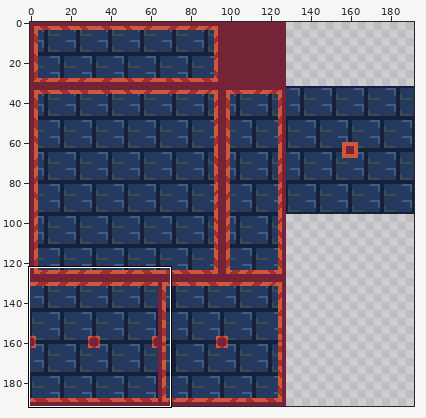
Pixel-art file, stored at Assets/Sprites/Castle_Tileset.aseprite. The first picture is a wide view before the edit; the outline marks the close-up.
Close-up. Old version:
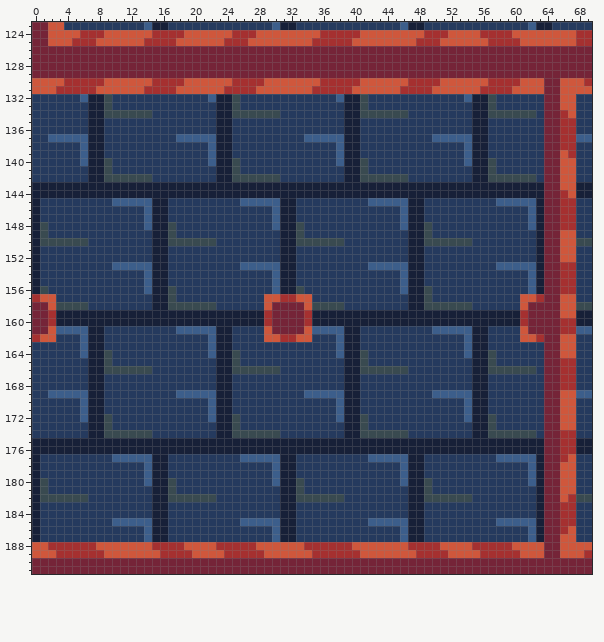
192x192 pixels, 1 frame. Shown: x 0..69, y 123..191. The commit also changed other parts of the picture, which this record leaves out.
The same view after the edit:
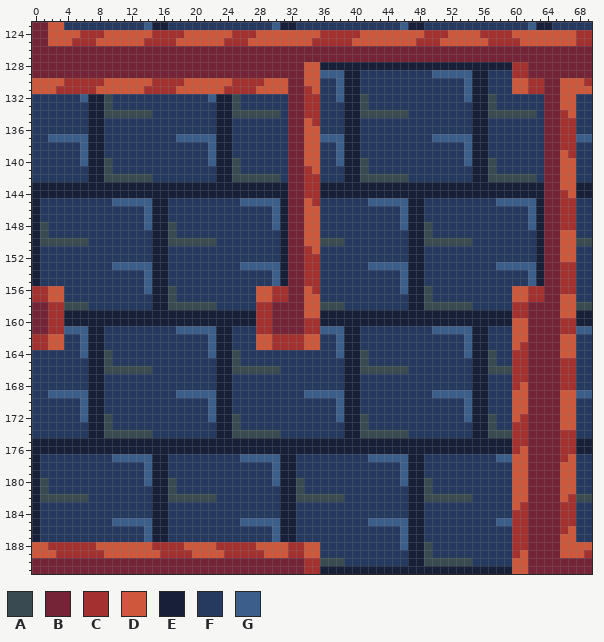
Palette (. is transparent): A #394a50  B #752438  C #a53030  D #cf573c  E #172038  F #253a5e  G #3c5e8b
From old to new:
Layer "Layer 3":
y 128: x 34..61 BBBBBBBBBBBBBBBBBBBBBBBBBBBB -> DDEEEEEEEEEEEEEEEEEEEEEEEECC
y 129: x 34..61 BBBBBBBBBBBBBBBBBBBBBBBBBBBB -> DDGGGEEFFFFFFFFFGGGGGEEFFFCC
y 130: x 32..33 DD -> BB; x 36..60 CCCCCDDDDDDCCCCDDDDDDCCCC -> FFGEEFFFFFFFFFFFFFGEEFFFD; x 62..63 DD -> CC
y 131: x 32..59 DDDCCCCCDDDDDDCCCCDDDDDDCCCC -> BBCDFFGEEFFFFFFFFFFFFFGEEFFF; x 62..63 DD -> CC
y 132..134: x 32..35 FFFF -> BBCC
y 135: x 32..35 FFFF -> BBDC
y 136: x 32..35 FFFF -> BBDD
y 137: x 32..35 FFGG -> BBDD
y 138..140: x 32..35 FFFF -> BBDD
y 141: x 32..35 FFFF -> BBCD
y 142: x 32..35 FFFF -> BBCC
y 143..144: x 32..35 EEEE -> BBCC
y 145: x 32..35 EFFF -> BBDC
y 146..147: x 32..35 EFFF -> BBDD
y 148..149: x 32..35 EAFF -> BBDD
y 150: x 32..35 EAAA -> BBDD
y 151: x 32..35 EFFF -> BBCD
y 152..155: x 32..35 EFFF -> BBCC
y 156: x 0..3 EAFF -> CCDD; x 28..35 FFGEEAFF -> DDCCBBDC; x 60..63 FFGE -> DDCC
y 157: x 1 D -> C; x 3 F -> D; x 28 F -> D; x 30 D -> C; x 32..33 CD -> BB; x 35 F -> D; x 60 F -> D; x 62 D -> C
y 158: x 2..3 DA -> CC; x 28..29 FD -> CC; x 35 A -> D; x 60..61 FD -> CC
y 159: x 3 E -> C; x 28 E -> C; x 34..35 CE -> DD; x 60 E -> C
y 160: x 3 E -> C; x 28 E -> C; x 35 E -> C; x 60..61 EC -> DD
y 161: x 2..3 DG -> CC; x 28..29 FD -> CC; x 34..35 DG -> CC; x 60 F -> D
y 162: x 1 D -> C; x 3 F -> D; x 28 F -> D; x 30 D -> C; x 33 D -> C; x 35 F -> D; x 60 F -> D; x 62..63 DC -> BB
y 163: x 0..3 FFFF -> CCDD; x 28..35 FFFFFFFF -> DDCCCCDD; x 60..63 FFFF -> DCBB
y 164..165: x 60..63 FFFF -> CCBB
y 166: x 60..63 AAAF -> CCBB
y 167: x 60..63 FFFF -> CCBB
y 168: x 60..63 FFFF -> CDBB
y 169..171: x 60..63 FFFF -> DDBB
y 172: x 60..63 FFFF -> DCBB
y 173: x 60..63 FFFF -> CCBB
y 174: x 60..63 AAAF -> CCBB
y 175: x 60..63 EEEE -> CCBB
y 176: x 60..63 EEEE -> CDBB
y 177: x 60..63 GGGE -> DDBB
y 178..180: x 60..63 FFGE -> DDBB
y 181..182: x 60..63 FFFE -> DDBB
y 183: x 60..63 FFFE -> DCBB
y 184: x 60..63 FFFE -> CCBB
y 185: x 60..63 GGGE -> CCBB
y 186..187: x 60..63 FFGE -> CCBB
y 188: x 32..63 DDCCCCCCDDDDDDDCCCCDDDDCCCCCDDDD -> CCDDFFFFFFFFFFGEEAFFFFFFFFFFCCBB
y 189: x 32..33 DD -> CC; x 35..59 CCCCCCDDDDDDDCCCCDDDDCCCC -> DFFFFFFFFFFFEEAFFFFFFFFFF; x 62..63 DD -> BB
y 190: x 34..61 BBBBBBBBBBBBBBBBBBBBBBBBBBBB -> CCAAAFFFFFFFFEEAAAAAAFFFFFDD
y 191: x 34..61 BBBBBBBBBBBBBBBBBBBBBBBBBBBB -> CCEEEEEEEEEEEEEEEEEEEEEEEEDD
Boxes around the changes in both close-ups, in picture pixels (x1, y1, x2, y2):
changed: (256, 62, 544, 574)
changed: (32, 286, 64, 350)
